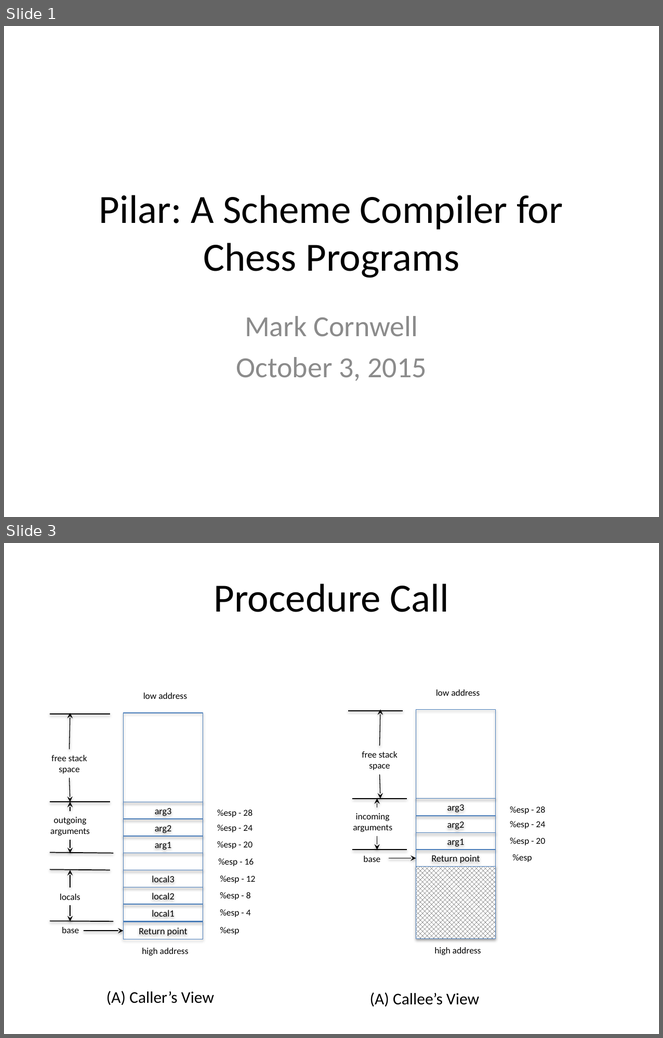
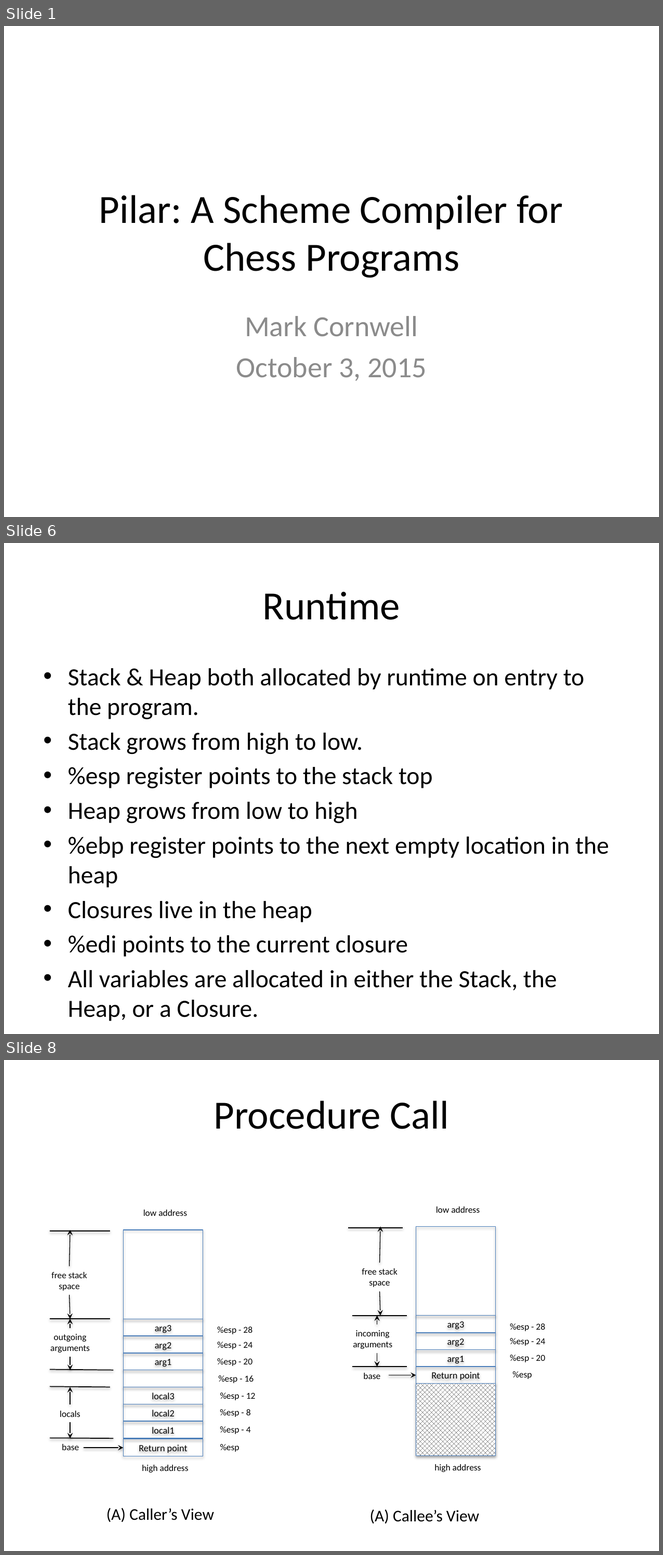
Before and after one commit to markcornwell/pilar, a slide deck: doc/Pilar.pptx. Shown one above the other, each under a label of ours: slides 1 and 3 before the commit, slides 1, 6 and 8 after it; the slides between them are not shown. The pictures are 663x1038 and 663x1555 pixels, drawn with LibreOffice and Linux fonts; fonts in the diff are those of the drawing. Boxes give left, top, right and bottom in pixels: in the first picture for what was removed or moved away, otherwise in the second. Text is boxed around its words. In the diff, an @@ line names an element or a change of style, - is before the commit and + after.

Commit message:
starting in on code for in-place closures
Combining the code for code and closure into a single closure form.
More commends documenting the IL.  Not running yet — just syncing in
work in progress.  Code will be shorter and simpler this way, not to
mention correct.

```diff
--- a/doc/Pilar.pptx
+++ b/doc/Pilar.pptx
@@ slide 6 added at <box>4,543,659,1034</box>, background #FFFFFF @@
@@ title added at <box>263,591,401,620</box>, 44 pt, text #000000 @@
+Runtime
@@ text added at <box>68,668,609,991</box>, 27.2 pt, text #000000 @@
+• Stack & Heap both allocated by runtime on entry to the program.
+• Stack grows from high to low.
+• %esp register points to the stack top
+• Heap grows from low to high
+• %ebp register points to the next empty location in the heap
+• Closures live in the heap
+• %edi points to the current closure
+• All variables are allocated in either the Stack, the Heap, or a Closure.
@@ what was slide 3 is now slide 8 @@
```
Also in this commit, not shown: 1 slide changed, 8 other slides added, 4 other files.
